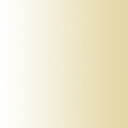
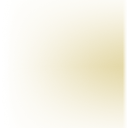
Comparing the layer stacks of the two 128 x 128 images. Changes:
painted on "Layer 1" over [7, 0, 128, 128]
